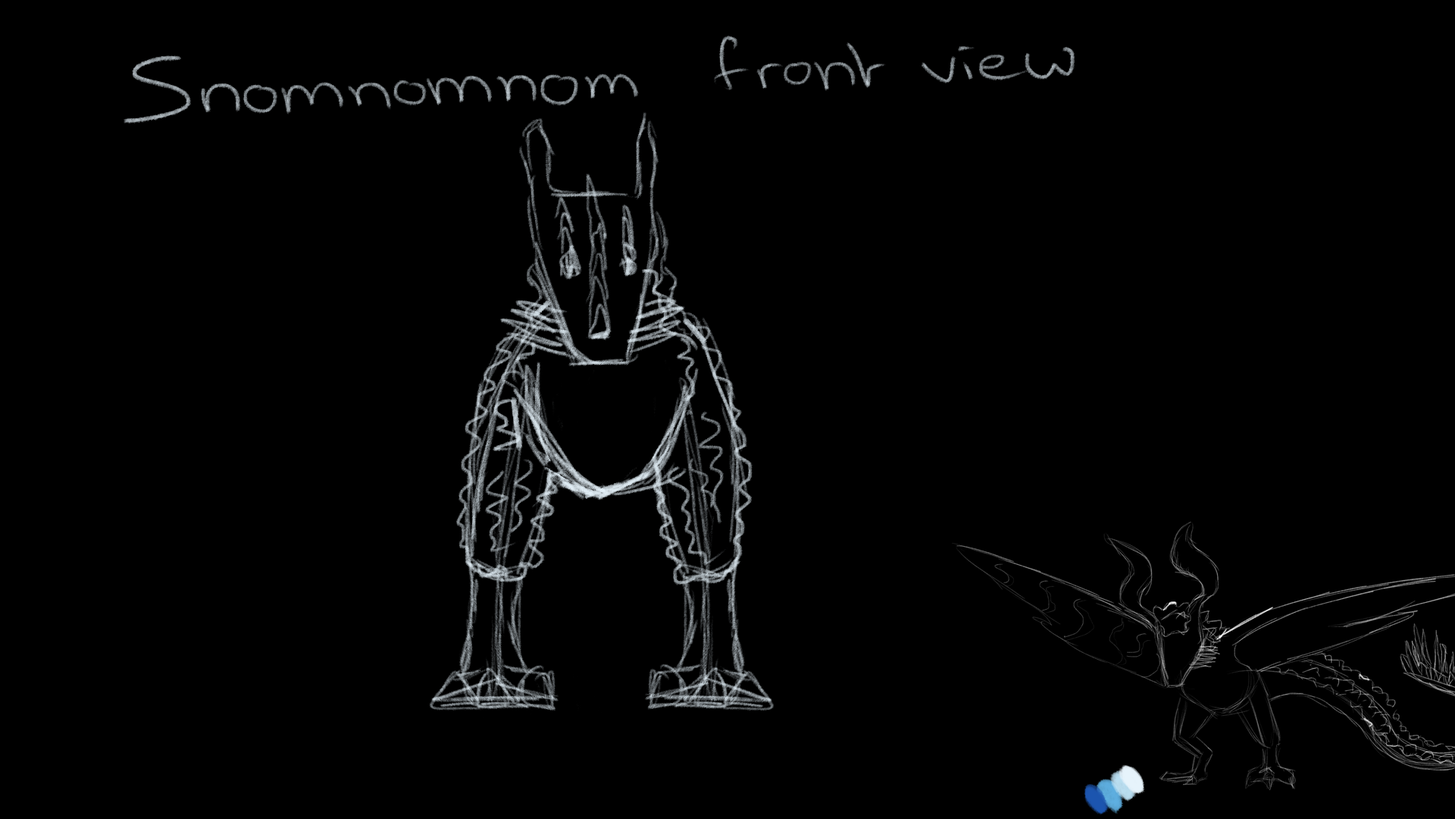
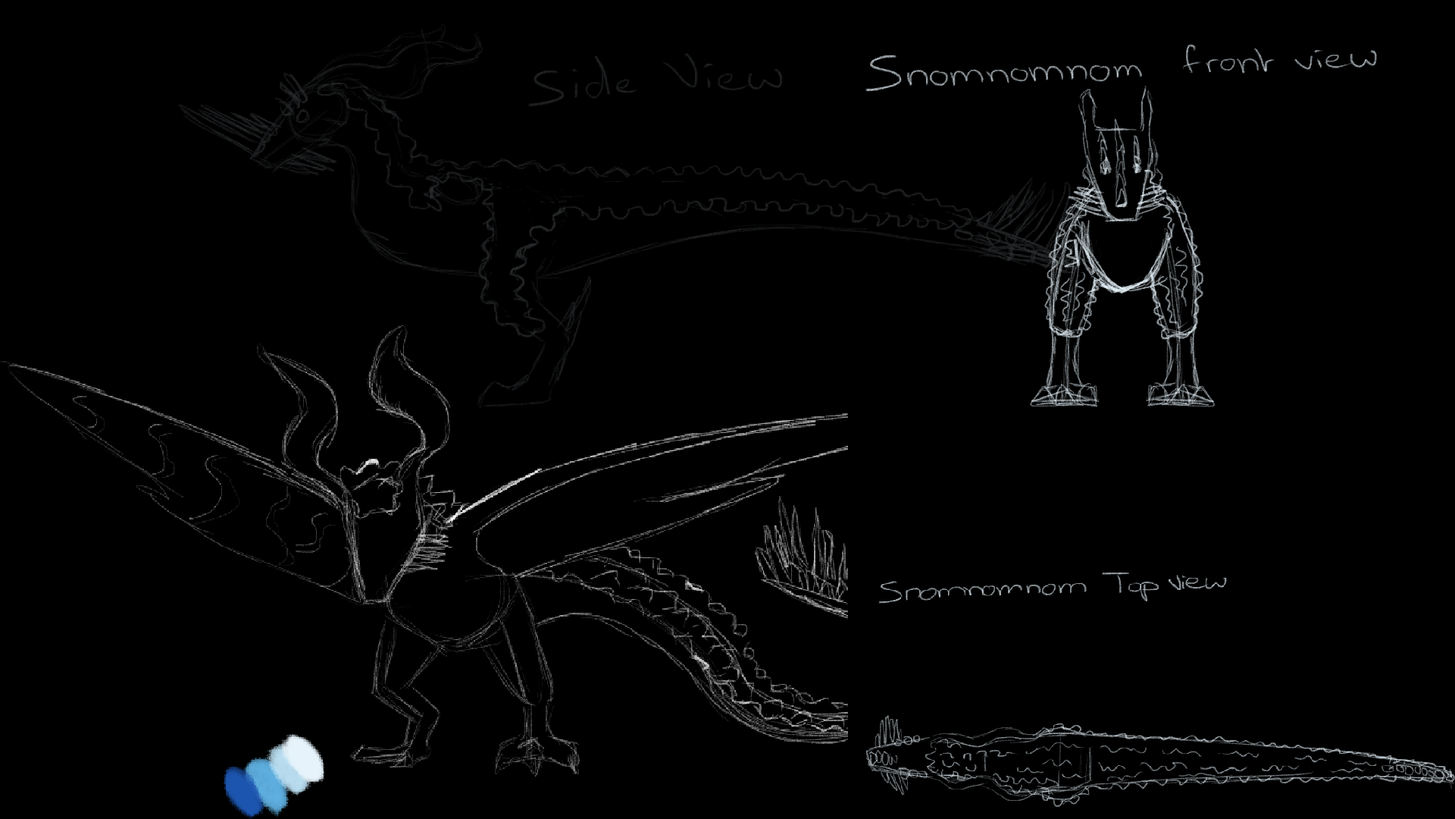
Comparing the layer stacks of the two 1455px x 819px images. Changes:
showed "Layer 2", painted on it over [103, 37, 1455, 807]
painted on "Layer 3" over [123, 34, 1378, 718]
showed "Layer 1", painted on it over [8, 22, 1419, 716]
hid "sketch 1 copy" over [952, 521, 1455, 815]
showed "sketch 1", painted on it over [0, 35, 1455, 819]
